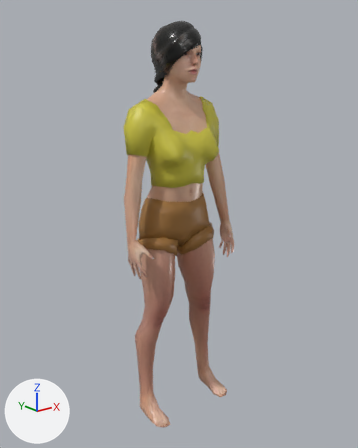
Before and after pictures for a commit that changed the COLLADA model SokobanCopy2/art.scnassets/character.dae.
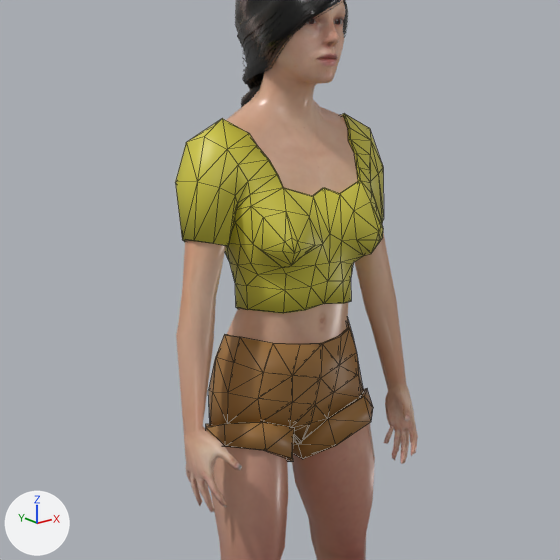
Each version appears first whole from a 50 mm camera at (-2.45, -3.17, 2.91) aimed at (0.01, -0.08, 1.68), and next in a close-up on the part from 12% to 84% of the width and 10% to 67% of the height. Every picture has the same lights, and +X, +Y and +Z are marked at lower left. The close-ups show mesh edges as thin lines. Where no turn or scale is listed for an object, it has been applied to the vertices. Vertices at the same position are counted once.

Names of what the first close-up shows: 'Character_Braid01', 'Character_Female1605', 'base_pants', 'pants_bottom_seam', 'shirt'.
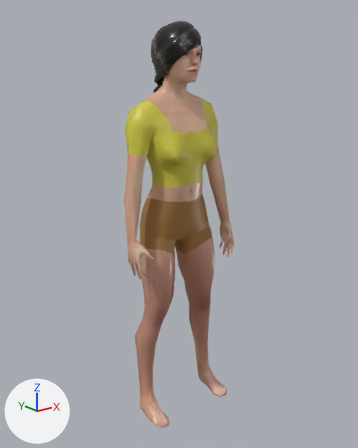
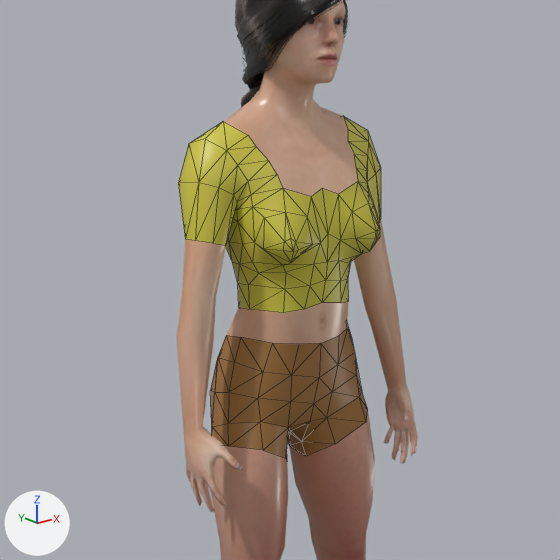
The newer file is also rescaled (x0.5) as a whole; pictures and numbers use the older file's frame.

The change, as a list of edits to the scene's bpy script:
```text
Change me_character_female1605_001:
    used by ob_base_pants; location = (0.0, 0.0, 0.0)
    remove me_character_female1605_001.from_pydata(...)  # 124 vertices, 252 faces; spans x -0.331..0.331, y -0.249..0.175, z 1.465..1.939
    add me_character_female1605_001.from_pydata(...)  # 62 vertices, 96 faces; spans x -0.323..0.323, y -0.241..0.167, z 1.471..1.936
    me_character_female1605_001 part 1
    62 vertices are removed from x -0.331..0.331, y -0.249..0.175, z 1.465..1.939
    252 faces are deleted
    96 new faces join them
Change me_character_female1605_002:
    used by ob_pants_bottom_seam; location = (0.0, 0.0, 0.0)
    remove me_character_female1605_002.from_pydata(...)  # 64 vertices, 128 faces; spans x -0.361..0.361, y -0.244..0.12, z 1.409..1.646
    add me_character_female1605_002.from_pydata(...)  # 32 vertices, 32 faces; spans x -0.339..0.339, y -0.221..0.099, z 1.412..1.639
    me_character_female1605_002 part 2
    32 vertices are removed from x -0.361..0.361, y -0.244..0.12, z 1.409..1.646
    128 faces are deleted
    32 new faces join them
Change me_character_female1605_003:
    used by ob_shirt; location = (0.0, 0.0, 0.0)
    remove me_character_female1605_003.from_pydata(...)  # 314 vertices, 636 faces; spans x -0.444..0.438, y -0.341..0.121, z 1.939..2.697
    add me_character_female1605_003.from_pydata(...)  # 157 vertices, 256 faces; spans x -0.435..0.428, y -0.331..0.112, z 1.939..2.688
    me_character_female1605_003 part 3: 157 vertices removed from x -0.444..0.438, y -0.341..0.121, z 1.94..2.697
```

Boxes (x1, y1, x2, y2) around the edits, measured in the close-ups (560 x 560 px):
'shirt', reshaped
    before: (176, 113, 384, 313)
    after: (179, 116, 381, 313)
'base_pants', reshaped
    before: (208, 320, 363, 442)
    after: (210, 324, 362, 442)
'pants_bottom_seam', reshaped (7% narrower)
    before: (206, 389, 373, 462)
    after: (212, 391, 368, 460)
part 3 of me_character_female1605_003, deleted (yellow)
    before: (176, 113, 384, 313)
